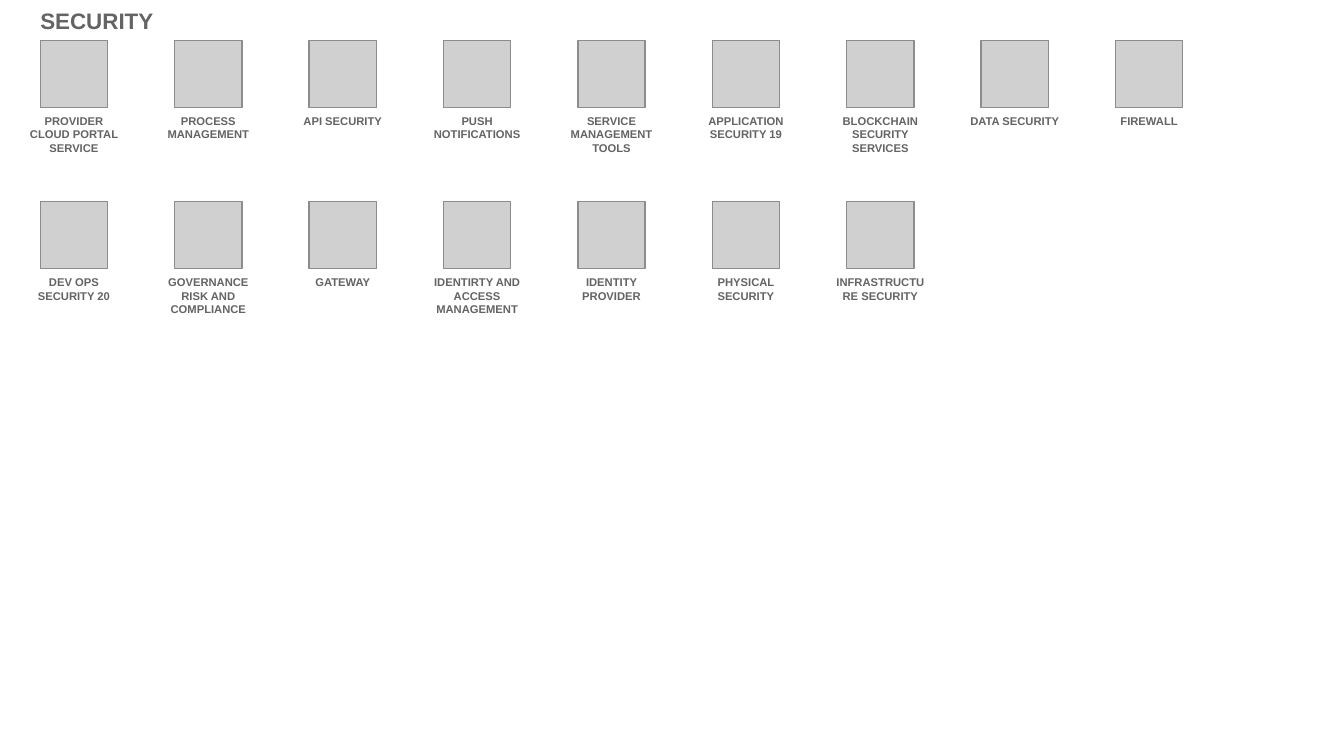
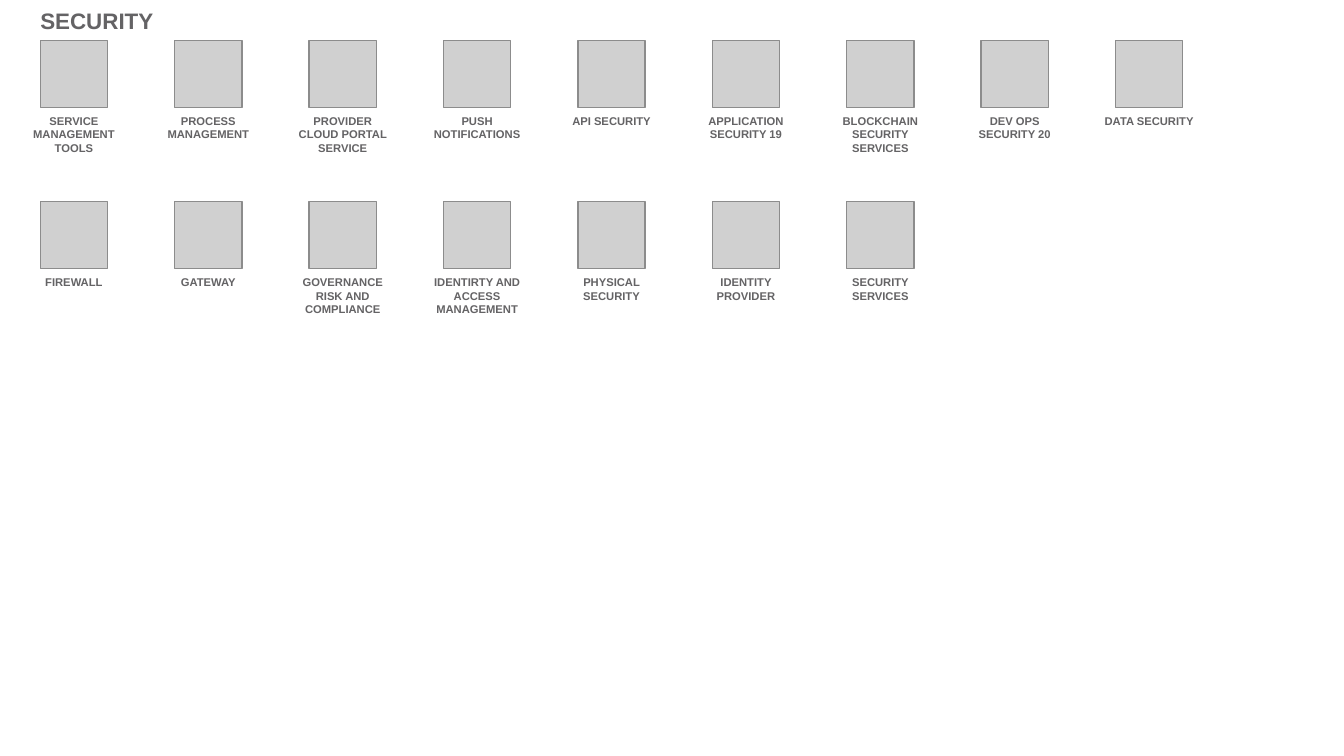
Before and after one commit to l2fprod/myarchitecture, a slide deck: slide 20 of mycatalog-architecture-diagram-template.pptx. Drawn at 1344x756 pixels with LibreOffice and Linux fonts; fonts in the diff are those of the drawing; grey boxes stand for pictures. Boxes give left, top, right and bottom in pixels: in the first picture for what was removed or moved away, otherwise in the second. Text is boxed around its words. In the diff, an @@ line names an element or a change of style, - is before the commit and + after.

```diff
--- a/mycatalog-architecture-diagram-template.pptx
+++ b/mycatalog-architecture-diagram-template.pptx
@@ text at (33,117,115,152): text changed @@
-PROVIDER CLOUD PORTAL SERVICE
+SERVICE MANAGEMENT TOOLS
@@ text at (299,117,387,152): text changed @@
-API SECURITY
+PROVIDER CLOUD PORTAL SERVICE
@@ text at (572,117,651,125): text changed @@
-SERVICE MANAGEMENT TOOLS
+API SECURITY
@@ text added at (979,117,1050,138), 6 pt, text #646365, bold @@
+DEV OPS SECURITY 20
@@ text removed at (1120,117,1177,125) @@
-FIREWALL
@@ text at (45,278,102,286): text changed @@
-DEV OPS SECURITY 20
+FIREWALL
@@ text "GATEWAY": place and size @@
-text "GATEWAY" at (315,278,370,286)
+text "GATEWAY" at (181,278,236,286)
@@ text "PHYSICAL SECURITY": place and size @@
-text "PHYSICAL SECURITY" at (718,278,775,300)
+text "PHYSICAL SECURITY" at (583,278,640,300)
@@ 3 texts: place and size @@
-3 texts at (168,117,1059,313)
+3 texts at (303,117,1194,313)
@@ text at (852,278,909,300): text changed @@
-INFRASTRUCTURE SECURITY
+SECURITY SERVICES
```
Also in this commit, not shown: 11 other slides changed, 1 slide added, 1 slide removed.
